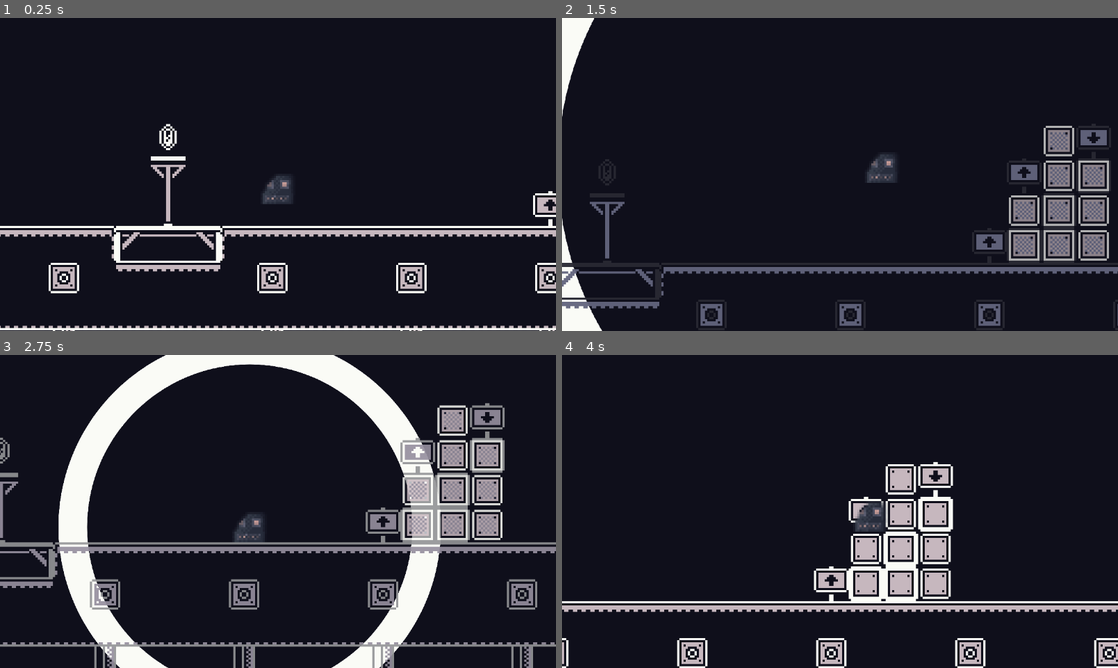
Above: before the commit, frames 1-4 (two rows, left to right).
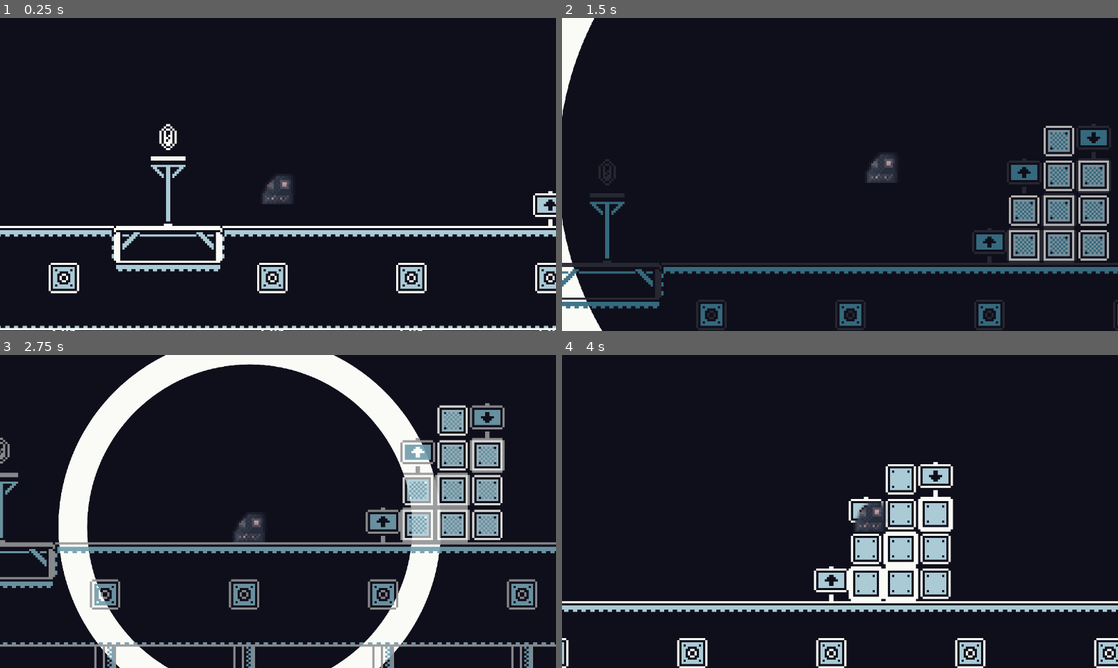
Above: after the commit, the same moments.

Repository: DeltaOmegas/AlphaTest
Game: Godot game, scene res://Levels/Tutorial_level/tutorial_level.tscn
Two runs of this game, one before a commit and one after it. Both use one fixed random seed, a clock stepped at 60 frames per second and the inputs below.
Inputs:
- Up to frame 1 (0.25 s): no input
- Up to frame 2 (1.5 s): hold D (right) from 0.53 s (still down); tap Shift (highlight) at 0.6 s; tap Space (jump) at 0.77 s; tap Ctrl (switch_color) at 1.35 s
- Up to frame 3 (2.75 s): tap Space (jump) at 1.52 s; release D (right) at 2.03 s; hold A (left) from 2.03 s (still down); tap Shift (highlight) at 2.1 s
- Up to frame 4 (4 s): release A (left) at 2.78 s; hold D (right) from 2.78 s (still down); tap Ctrl (switch_color) at 2.85 s; tap Space (jump) at 3.02, 3.77 s; tap Shift (highlight) at 3.6 s

The runs differ from the first frame. In frame 1, 3.0% of the frame differs, in the area x 0-100%, y 46-100%; in frame 2, 4.1%; in frame 3, 4.5%; in frame 4, 5.0%, in the area x 0-100%, y 36-99%.

Commit message:
New color palette

Diff:
--- a/Assets/Dark_Tileset.tres
+++ b/Assets/Dark_Tileset.tres
@@ -1,9 +1,9 @@
 [gd_resource type="TileSet" load_steps=3 format=3 uid="uid://deu2p62p6yqt0"]
 
-[ext_resource type="Texture2D" uid="uid://b1ng8x4aqxrdw" path="res://Assets/dark_tilemap.png" id="1_0b7o2"]
+[ext_resource type="Texture2D" uid="uid://jvr4g1tcspoj" path="res://Assets/dark_tilemap2.png" id="1_vf468"]
 
 [sub_resource type="TileSetAtlasSource" id="TileSetAtlasSource_7mbbp"]
-texture = ExtResource("1_0b7o2")
+texture = ExtResource("1_vf468")
 separation = Vector2i(1, 1)
 1:0/0 = 0
 1:0/0/physics_layer_0/linear_velocity = Vector2(0, 0)
--- a/Assets/Light_Tileset.tres
+++ b/Assets/Light_Tileset.tres
@@ -1,9 +1,9 @@
 [gd_resource type="TileSet" load_steps=3 format=3 uid="uid://c8ba6boispnh1"]
 
-[ext_resource type="Texture2D" uid="uid://m8hwti5ogu52" path="res://Assets/light_tilemap.png" id="1_87sib"]
+[ext_resource type="Texture2D" uid="uid://dffo8lxvhuv0d" path="res://Assets/light_tilemap2.png" id="1_vintv"]
 
 [sub_resource type="TileSetAtlasSource" id="TileSetAtlasSource_xmrnf"]
-texture = ExtResource("1_87sib")
+texture = ExtResource("1_vintv")
 separation = Vector2i(1, 1)
 1:0/0 = 0
 1:0/0/physics_layer_0/linear_velocity = Vector2(0, 0)
